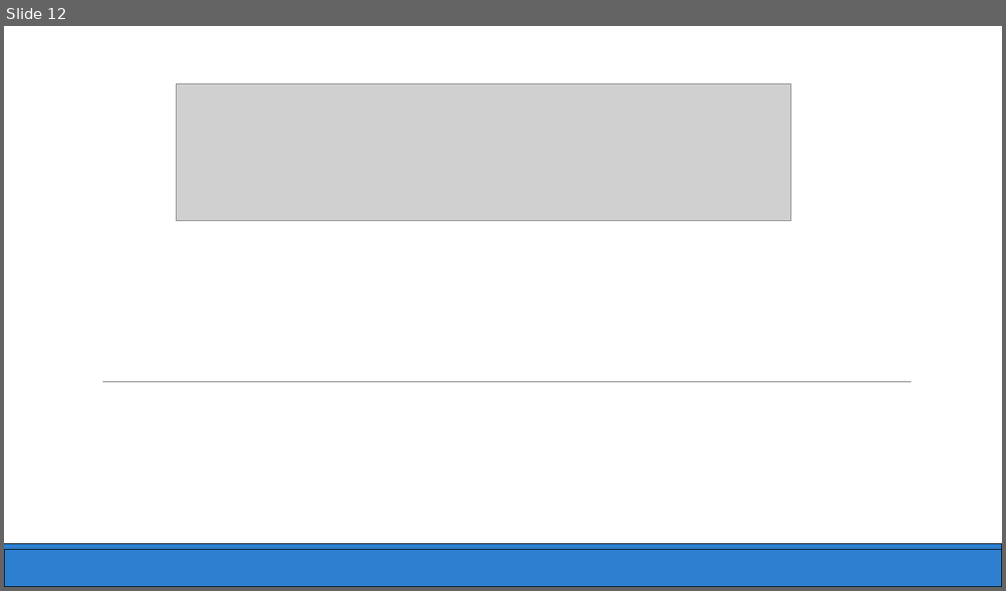
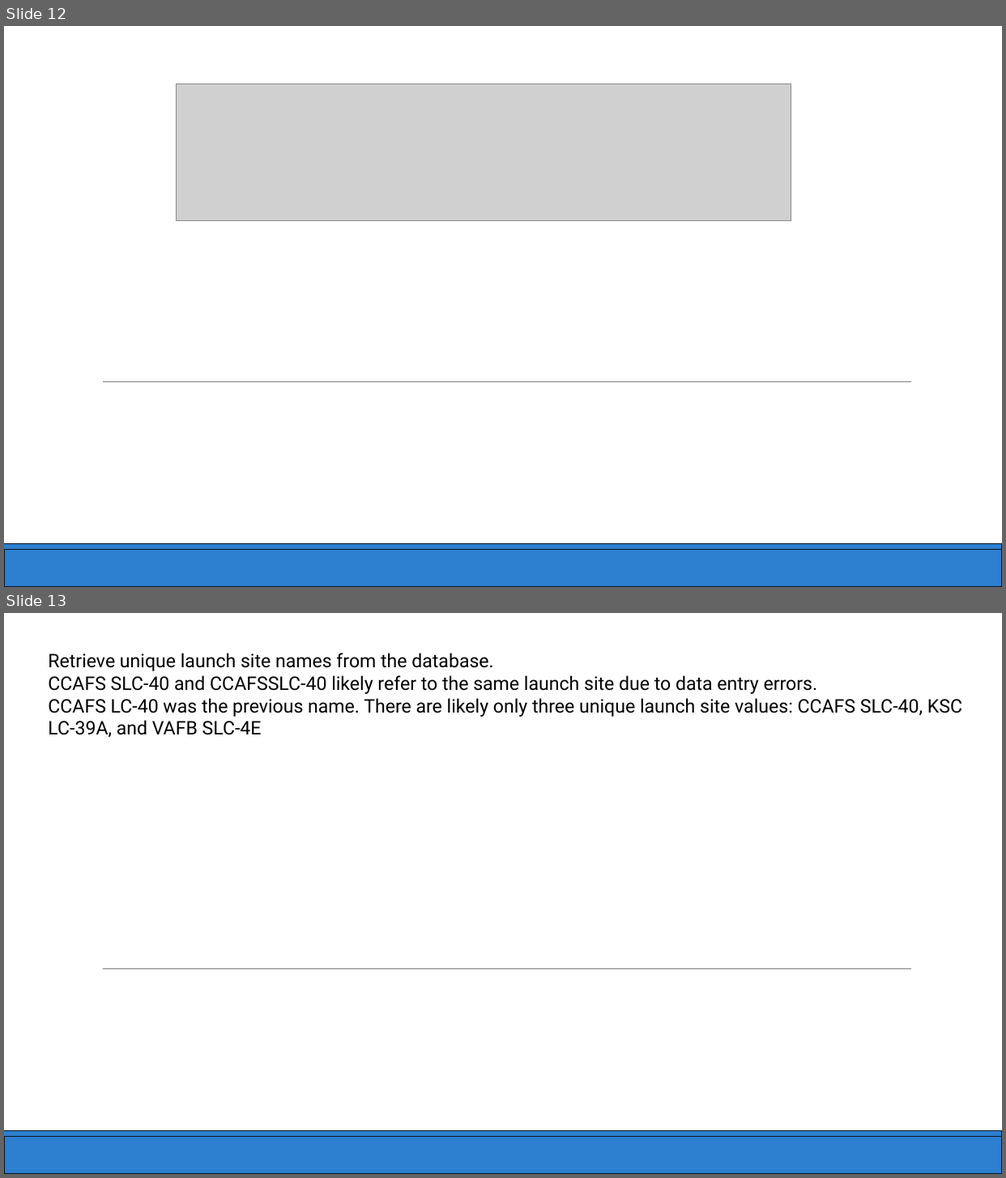
Before and after one commit to Veretyuk-AmathieuGlib/IBM-Data-Science, a slide deck: Capstone.pptx. Shown one above the other, each under a label of ours: slide 12 before the commit, slides 12 and 13 after it. The pictures are 1006x591 and 1006x1178 pixels, drawn with LibreOffice and Linux fonts; fonts in the diff are those of the drawing; grey boxes stand for pictures. Boxes give left, top, right and bottom in pixels: in the first picture for what was removed or moved away, otherwise in the second. Text is boxed around its words. In the diff, an @@ line names an element or a change of style, - is before the commit and + after.

```diff
--- a/Capstone.pptx
+++ b/Capstone.pptx
@@ slide 13 added at [4, 613, 1002, 1174], background #FFFFFF @@
@@ text added at [48, 653, 962, 737], 18 pt, text #000000 @@
+Retrieve unique launch site names from the database.
+CCAFS SLC-40 and CCAFSSLC-40 likely refer to the same launch site due to data entry errors.
+CCAFS LC-40 was the previous name. There are likely only three unique launch site values: CCAFS SLC-40, KSC LC-39A, and VAFB SLC-4E
@@ freeform shape added at [103, 969, 911, 969], outline #7D7D7D 0.48 pt @@
@@ freeform shape added at [4, 1137, 1002, 1174], fill #2D7FCF, outline #071420 0.75 pt @@
@@ freeform shape added at [4, 1131, 1002, 1137], fill #2D7FCF, outline #071420 0.75 pt @@
```
Also in this commit, not shown: 10 other slides added.
